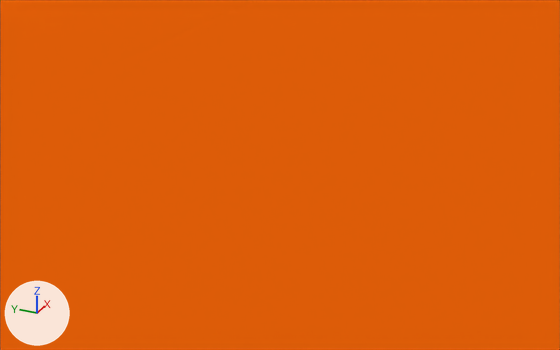
Renders of the Blender file blender/BloodyVolleyBeach009.blend from each side of a commit.
Both versions are drawn from a camera (50 mm lens) standing at (-5.54, -2.38, 2.29) and looking at (0.08, 0.16, -0.53). The lights are fixed; the arrows at lower left show +X, +Y and +Z.
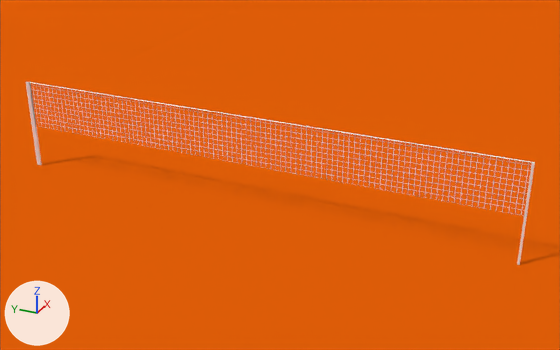
Changed parts and their boxes (x1, y1, x2, y2) in the pictures (560 x 350 px):
```json
{"object": "Cube", "change": "shown", "after": [26, 82, 535, 265]}
```

Scene script edits in JSON lines:
```json
{"block": "mat_netz", "where": "n1 = _N.new('ShaderNodeTexBrick'); n1.name = 'Brick Texture'"}
{"op": "add", "block": "mat_netz", "code": "n1.inputs[1].default_value = (1.0, 1.0, 1.0, 1.0)  # 'Color1', white #ffffff"}
{"op": "set", "path": "n1.inputs[4].default_value", "old": "25.0", "new": "40.0", "note": "'Scale'"}
{"op": "set", "path": "n1.inputs[9].default_value", "old": "0.85", "new": "0.4", "note": "'Row Height'"}
{"op": "add", "block": "mat_netz", "code": "n5 = _N.new('ShaderNodeUVMap'); n5.name = 'UV Map'"}
{"op": "add", "block": "mat_netz", "code": "n5.uv_map = 'UVMap'"}
{"op": "add", "block": "mat_netz", "code": "_L.new(n5.outputs[0], n1.inputs[0])  # 'UV' to 'Vector'"}
{"op": "remove", "block": "ob_cube", "code": "ob_cube.hide_set(True)  # its collection is switched off"}
```
